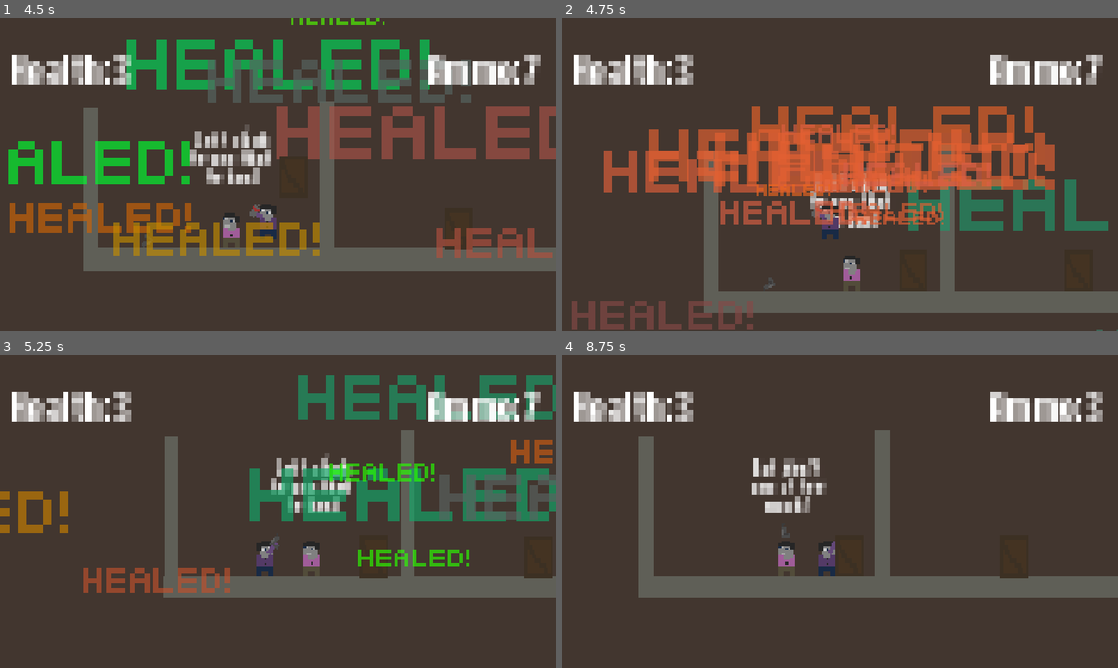
Above: before the commit, frames 1-4 (two rows, left to right).
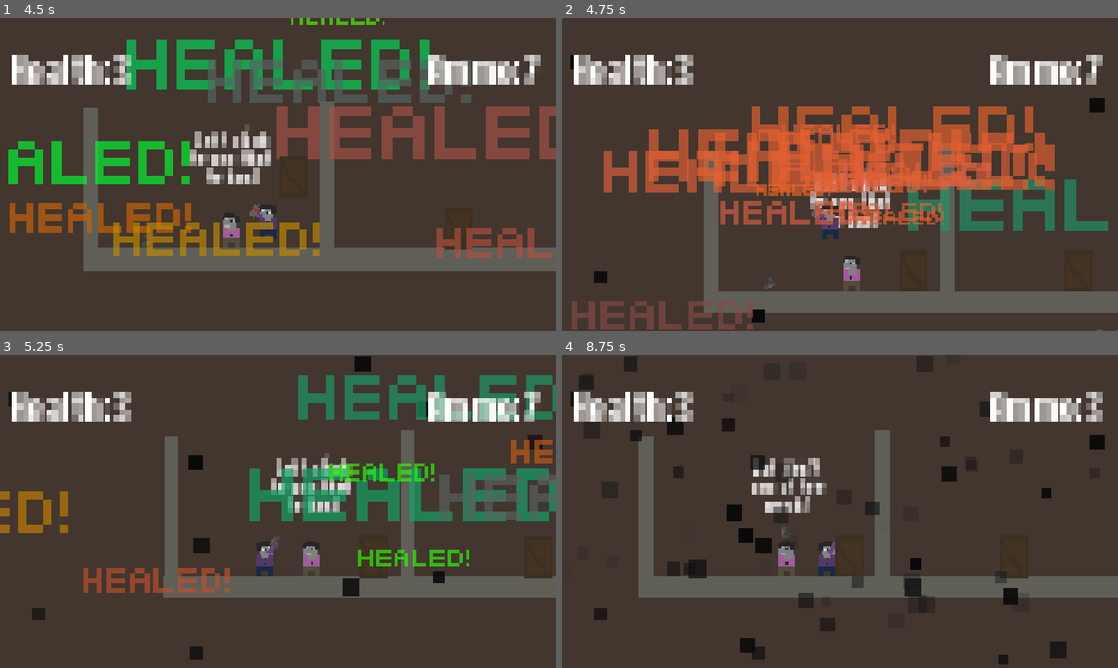
Above: after the commit, the same moments.

Repository: sawyergrimm/STGrimmFOGPII
Game: Godot game, scene res://Assets/Scenes/MainTest.tscn
Same seed, same stepped clock (60 frames per second), same inputs: the game is played once before the commit and once after it.
Inputs (mouse positions are in pixels of both pictures, inside the frame that each line leads up to):
- Up to frame 1 (4.5 s): tap Enter (ui_accept) at 0.5, 0.77, 1.52, 2, 2.75, 3.02, 3.5, 3.77, 4.25 s; move the mouse to (400, 158) at 0.52 s; hold D (ui_right) 0.53-2.03 s; click (400, 158) at 0.6 s; tap E (Interact) at 1.25, 1.35 s; move the mouse to (166, 190) at 1.27 s; click (166, 190) at 1.55 s; move the mouse to (333, 105) at 2.02 s; hold A (ui_left) 2.03-2.78 s; click (333, 105) at 2.1 s; move the mouse to (250, 237) at 2.77 s; hold D (ui_right) 2.78-4.28 s; right-click (250, 237) at 2.85 s; click (250, 237) at 3.05 s; move the mouse to (444, 221) at 3.52 s; tap Shift (Shift) at 3.6 s; click (444, 221) at 3.8 s; move the mouse to (111, 127) at 4.27 s; hold A (ui_left) from 4.28 s (still down); tap B (SpawnBlock) at 4.35 s
- Up to frame 2 (4.75 s): keep holding A (ui_left); tap Enter (ui_accept) at 4.52 s; click (673, 127) at 4.55 s
- Up to frame 3 (5.25 s): move the mouse to (305, 511) at 5.02 s; release A (ui_left) at 5.03 s; hold D (ui_right) from 5.03 s (still down); tap F at 5.1 s
- Up to frame 4 (8.75 s): click (867, 511) at 5.3 s; move the mouse to (756, 433) at 5.77 s; release D (ui_right) at 5.78 s; hold A (ui_left) 5.78-7.28 s; click (756, 433) at 5.85 s; tap Enter (ui_accept) at 6.02, 6.77, 7.52 s; move the mouse to (962, 495) at 6.52 s; tap E (Interact) at 6.6 s; click (962, 495) at 6.8 s; move the mouse to (728, 527) at 7.27 s; hold D (ui_right) from 7.28 s (still down); click (728, 527) at 7.35 s; move the mouse to (895, 442) at 8.02 s; right-click (895, 442) at 8.1 s; click (895, 442) at 8.3 s

Frame 1 is identical in both runs. In frame 2, 0.4% of the frame differs, in the area x 1-98%, y 11-98%; in frame 3, 1.0%; in frame 4, 3.7%, in the area x 1-98%, y 0-99%.

Commit message:
Balancing changes on overdose frequency

Diff:
--- a/Whippets/Assets/Scripts/player.gd
+++ b/Whippets/Assets/Scripts/player.gd
@@ -17,7 +17,7 @@
 var blindness
 
 var counter = 10
-var whippetCounter = -2
+var whippetCounter = -1
 var bulletInstanceCounter = 0
 var ammo = 10
 var whippets = 100
@@ -106,10 +106,10 @@
 				if blindness.lifetime > 50:
 					blindness.lifetime = 50
 				blindness.emitting = true
-			if whippetCounter > 12:
+			if whippetCounter > 6:
 				blindness.color = Color.DARK_RED
 				blindness.color_ramp = redscale
-			if whippetCounter >= 15:
+			if whippetCounter >= 9:
 				get_tree().change_scene_to_file("res://Assets/Scenes/overdoseScene.tscn")
 				return
 
